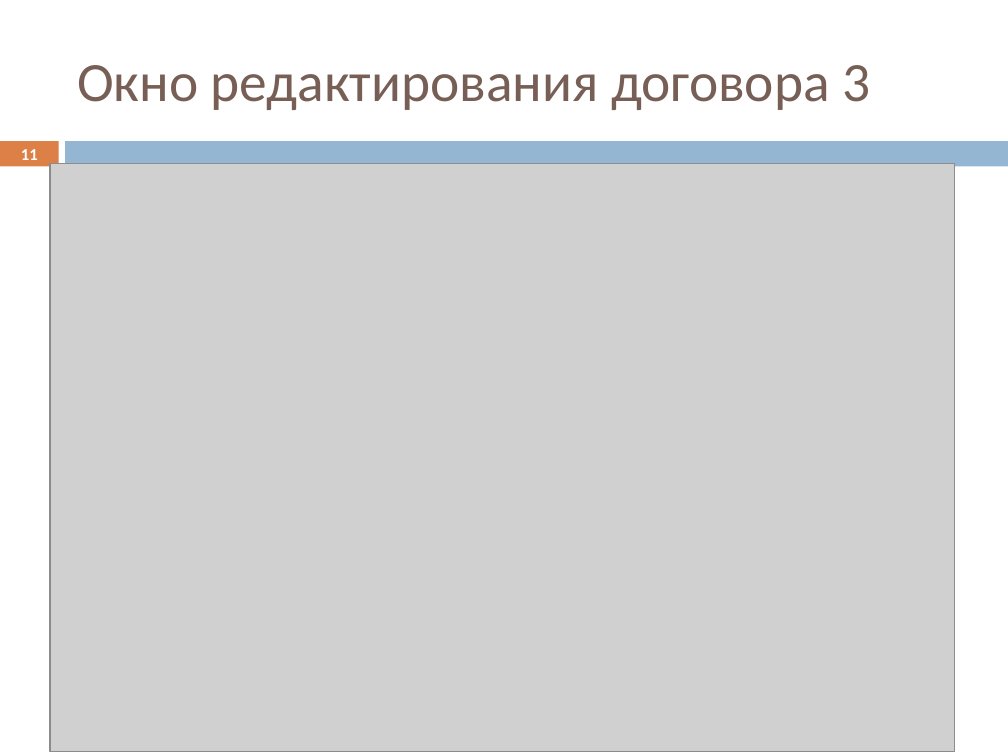
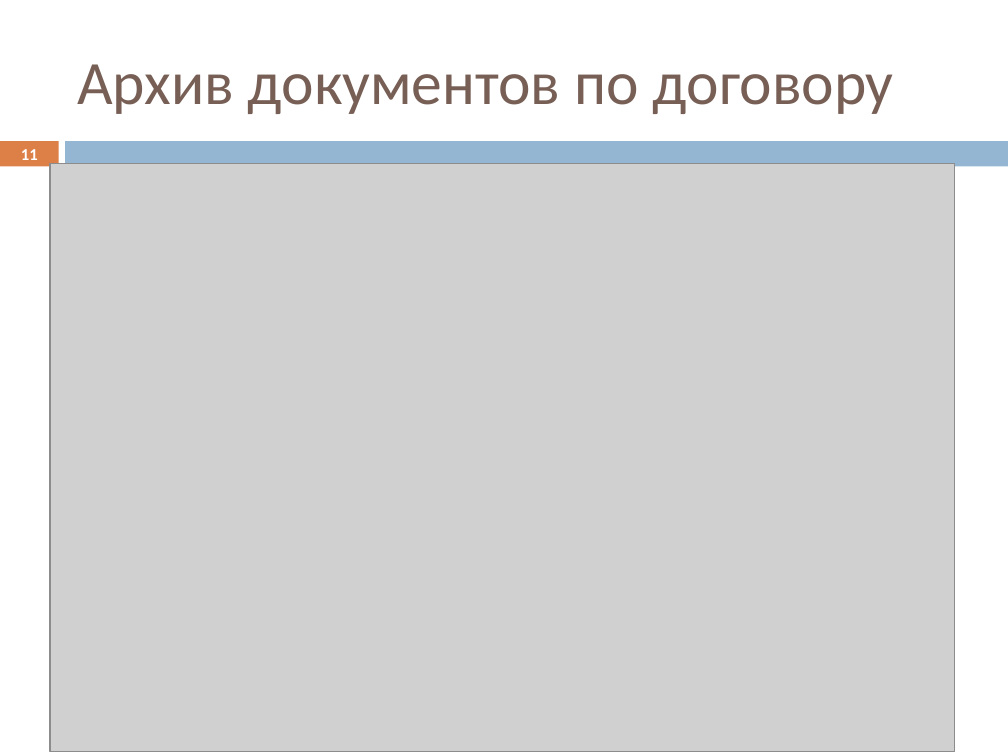
Before and after one commit to Datel777/DIPLOM, a slide deck: slide 11 of Презентация psv46.pptx. Drawn at 1008x756 pixels with LibreOffice and Linux fonts; fonts in the diff are those of the drawing; grey boxes stand for pictures. Boxes give left, top, right and bottom in pixels: in the first picture for what was removed or moved away, otherwise in the second. Text is boxed around its words. In the diff, an @@ line names an element or a change of style, - is before the commit and + after.

```diff
--- a/Презентация psv46.pptx
+++ b/Презентация psv46.pptx
@@ title at (77, 64, 894, 114): text changed; size 39.6 to 44 pt @@
-Окно редактирования договора 3
+Архив документов по договору
```
Also in this commit, not shown: 7 other slides changed, 2 slides added, 2 slides removed, 11 other files.
